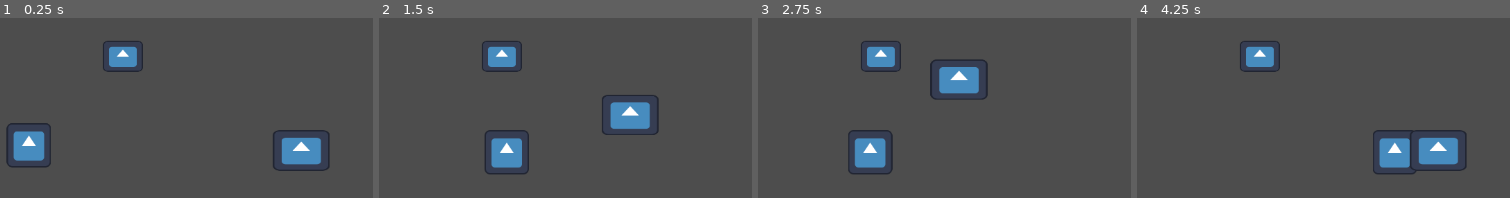
Above: before the commit, frames 1-4 (left to right).
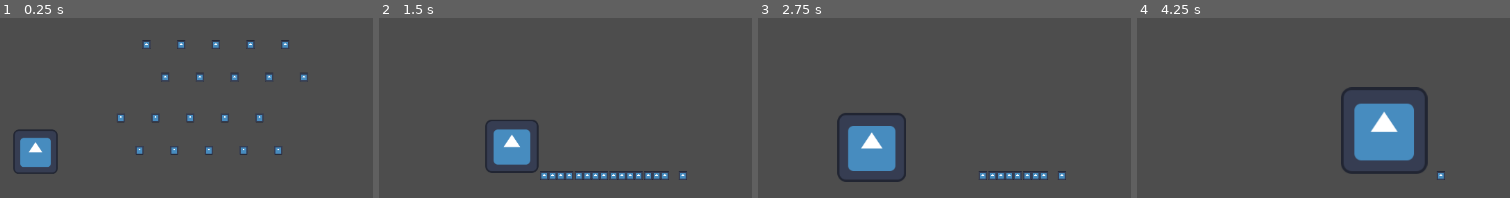
Above: after the commit, the same moments.

Repository: andryianna/GreedySack
Game: Godot game, scene res://Livello1.tscn
Same seed, same stepped clock (60 frames per second), same inputs: the game is played once before the commit and once after it. The engine's default icon, where the game draws it, is replaced by a stand-in: a white triangle on a blue panel in a dark square.
Inputs:
- Up to frame 1 (0.25 s): no input
- Up to frame 2 (1.5 s): tap Enter (ui_accept) at 0.5, 0.77 s; hold Right (ui_right) from 0.53 s (still down)
- Up to frame 3 (2.75 s): tap Enter (ui_accept) at 1.52 s; release Right (ui_right) at 2.03 s; hold Left (ui_left) from 2.03 s (still down)
- Up to frame 4 (4.25 s): release Left (ui_left) at 2.78 s; hold Right (ui_right) from 2.78 s (still down); tap Enter (ui_accept) at 3.02, 3.77 s

The runs differ from the first frame. In frame 1, 6.6% of the frame differs, in the area x 1-89%, y 12-87%; in frame 2, 6.4%; in frame 3, 7.4%; in frame 4, 9.2%, in the area x 27-89%, y 12-90%.

Commit message:
Add files via upload

Diff:
--- a/ProgettoGameJam/Livello1.tscn
+++ b/ProgettoGameJam/Livello1.tscn
@@ -1,48 +1,10 @@
-[gd_scene load_steps=8 format=3 uid="uid://me3ehk61bvnb"]
+[gd_scene load_steps=4 format=3 uid="uid://me3ehk61bvnb"]
 
 [ext_resource type="PackedScene" uid="uid://bvg6rbdt1oici" path="res://Personaggio.tscn" id="1_vk7ac"]
-[ext_resource type="PackedScene" uid="uid://d24ey8im856r6" path="res://piattaforma.tscn" id="2_w3jyx"]
-[ext_resource type="PackedScene" uid="uid://cskddw3dn85m5" path="res://bottone.tscn" id="3_t6l06"]
+[ext_resource type="PackedScene" uid="uid://6dmmhwv5ko31" path="res://moneta.tscn" id="2_vpsf4"]
 
 [sub_resource type="RectangleShape2D" id="RectangleShape2D_6jl63"]
 size = Vector2(2000, 20)
-
-[sub_resource type="Animation" id="Animation_w2662"]
-resource_name = "movimento"
-loop_mode = 2
-tracks/0/type = "value"
-tracks/0/imported = false
-tracks/0/enabled = true
-tracks/0/path = NodePath(".:position")
-tracks/0/interp = 1
-tracks/0/loop_wrap = true
-tracks/0/keys = {
-"times": PackedFloat32Array(0.1, 1),
-"transitions": PackedFloat32Array(1, 1),
-"update": 0,
-"values": [Vector2(254, -321), Vector2(-266, -689)]
-}
-
-[sub_resource type="Animation" id="Animation_pb4ic"]
-length = 0.001
-tracks/0/type = "value"
-tracks/0/imported = false
-tracks/0/enabled = true
-tracks/0/path = NodePath(".:position")
-tracks/0/interp = 1
-tracks/0/loop_wrap = true
-tracks/0/keys = {
-"times": PackedFloat32Array(0),
-"transitions": PackedFloat32Array(1),
-"update": 0,
-"values": [Vector2(254, -321)]
-}
-
-[sub_resource type="AnimationLibrary" id="AnimationLibrary_yor3s"]
-_data = {
-"RESET": SubResource("Animation_pb4ic"),
-"movimento": SubResource("Animation_w2662")
-}
 
 [node name="Livello1" type="Node2D"]
 
@@ -55,17 +17,64 @@
 shape = SubResource("RectangleShape2D_6jl63")
 
 [node name="Camera2D" type="Camera2D" parent="."]
-position = Vector2(19, 19)
 zoom = Vector2(0.5, 0.5)
 
-[node name="piattaforma" parent="." instance=ExtResource("2_w3jyx")]
-position = Vector2(254, -321)
+[node name="Moneta6" parent="." instance=ExtResource("2_vpsf4")]
+position = Vector2(446, -94)
 
-[node name="AnimationPlayer" type="AnimationPlayer" parent="piattaforma"]
-libraries = {
-"": SubResource("AnimationLibrary_yor3s")
-}
-autoplay = "movimento"
+[node name="Moneta7" parent="." instance=ExtResource("2_vpsf4")]
+position = Vector2(346, -94)
 
-[node name="bottone" parent="." instance=ExtResource("3_t6l06")]
-position = Vector2(78, -281)
+[node name="Moneta8" parent="." instance=ExtResource("2_vpsf4")]
+position = Vector2(246, -94)
+
+[node name="Moneta9" parent="." instance=ExtResource("2_vpsf4")]
+position = Vector2(546, -94)
+
+[node name="Moneta10" parent="." instance=ExtResource("2_vpsf4")]
+position = Vector2(646, -94)
+
+[node name="Moneta" parent="." instance=ExtResource("2_vpsf4")]
+position = Vector2(500, 0)
+
+[node name="Moneta2" parent="." instance=ExtResource("2_vpsf4")]
+position = Vector2(400, 0)
+
+[node name="Moneta3" parent="." instance=ExtResource("2_vpsf4")]
+position = Vector2(300, 0)
+
+[node name="Moneta4" parent="." instance=ExtResource("2_vpsf4")]
+position = Vector2(600, 0)
+
+[node name="Moneta5" parent="." instance=ExtResource("2_vpsf4")]
+position = Vector2(700, 0)
+
+[node name="Moneta11" parent="." instance=ExtResource("2_vpsf4")]
+position = Vector2(520, -305)
+
+[node name="Moneta12" parent="." instance=ExtResource("2_vpsf4")]
+position = Vector2(420, -305)
+
+[node name="Moneta13" parent="." instance=ExtResource("2_vpsf4")]
+position = Vector2(320, -305)
+
+[node name="Moneta14" parent="." instance=ExtResource("2_vpsf4")]
+position = Vector2(620, -305)
+
+[node name="Moneta15" parent="." instance=ExtResource("2_vpsf4")]
+position = Vector2(720, -305)
+
+[node name="Moneta16" parent="." instance=ExtResource("2_vpsf4")]
+position = Vector2(574, -211)
+
+[node name="Moneta17" parent="." instance=ExtResource("2_vpsf4")]
+position = Vector2(474, -211)
+
+[node name="Moneta18" parent="." instance=ExtResource("2_vpsf4")]
+position = Vector2(374, -211)
+
+[node name="Moneta19" parent="." instance=ExtResource("2_vpsf4")]
+position = Vector2(674, -211)
+
+[node name="Moneta20" parent="." instance=ExtResource("2_vpsf4")]
+position = Vector2(774, -211)
--- a/ProgettoGameJam/Personaggio.gd
+++ b/ProgettoGameJam/Personaggio.gd
@@ -3,7 +3,11 @@
 
 const SPEED = 300.0
 
-var weight_modifier = 1
+var weight_modifier = 1:
+	set(value):
+		weight_modifier = value
+		jump_velocity = -400.0 / weight_modifier
+		scale = Vector2(value, value)
 var jump_velocity = -400.0 / weight_modifier
 
 # Get the gravity from the project settings to be synced with RigidBody nodes.
--- a/ProgettoGameJam/Personaggio.tscn
+++ b/ProgettoGameJam/Personaggio.tscn
@@ -15,3 +15,9 @@
 
 [node name="Sprite2D" type="Sprite2D" parent="."]
 texture = ExtResource("2_oi3es")
+
+[node name="Area2D" type="Area2D" parent="."]
+
+[node name="CollisionShape2D" type="CollisionShape2D" parent="Area2D"]
+position = Vector2(0, -0.5)
+shape = SubResource("RectangleShape2D_4c5tc")
--- /dev/null
+++ b/ProgettoGameJam/moneta.gd
@@ -0,0 +1,15 @@
+extends RigidBody2D
+
+# Called when the node enters the scene tree for the first time.
+func _ready() -> void:
+	pass # Replace with function body.
+
+
+# Called every frame. 'delta' is the elapsed time since the previous frame.
+func _process(_delta: float) -> void:
+	pass
+
+
+func _on_area_2d_area_entered(area: Area2D) -> void:
+	area.get_parent().weight_modifier += 0.05
+	queue_free()
--- /dev/null
+++ b/ProgettoGameJam/moneta.tscn
@@ -0,0 +1,28 @@
+[gd_scene load_steps=5 format=3 uid="uid://6dmmhwv5ko31"]
+
+[ext_resource type="Script" path="res://moneta.gd" id="1_0a1m2"]
+[ext_resource type="Texture2D" uid="uid://c7a8se806jo0m" path="res://icon.svg" id="2_e01c3"]
+
+[sub_resource type="CircleShape2D" id="CircleShape2D_j1soh"]
+radius = 12.0
+
+[sub_resource type="CircleShape2D" id="CircleShape2D_dh0cb"]
+radius = 15.0
+
+[node name="Moneta" type="RigidBody2D"]
+script = ExtResource("1_0a1m2")
+
+[node name="Sprite2D" type="Sprite2D" parent="."]
+scale = Vector2(0.2, 0.2)
+texture = ExtResource("2_e01c3")
+
+[node name="CollisionShape2D" type="CollisionShape2D" parent="."]
+shape = SubResource("CircleShape2D_j1soh")
+
+[node name="Area2D" type="Area2D" parent="."]
+monitorable = false
+
+[node name="CollisionShape2D" type="CollisionShape2D" parent="Area2D"]
+shape = SubResource("CircleShape2D_dh0cb")
+
+[connection signal="area_entered" from="Area2D" to="." method="_on_area_2d_area_entered"]
